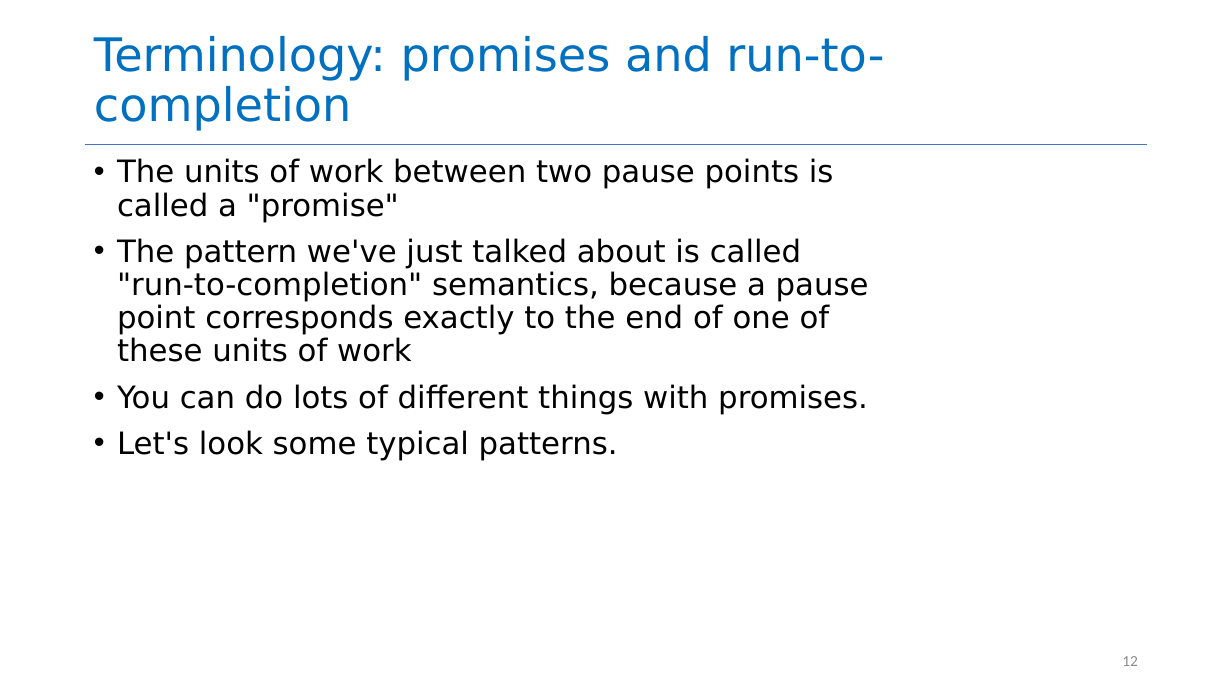
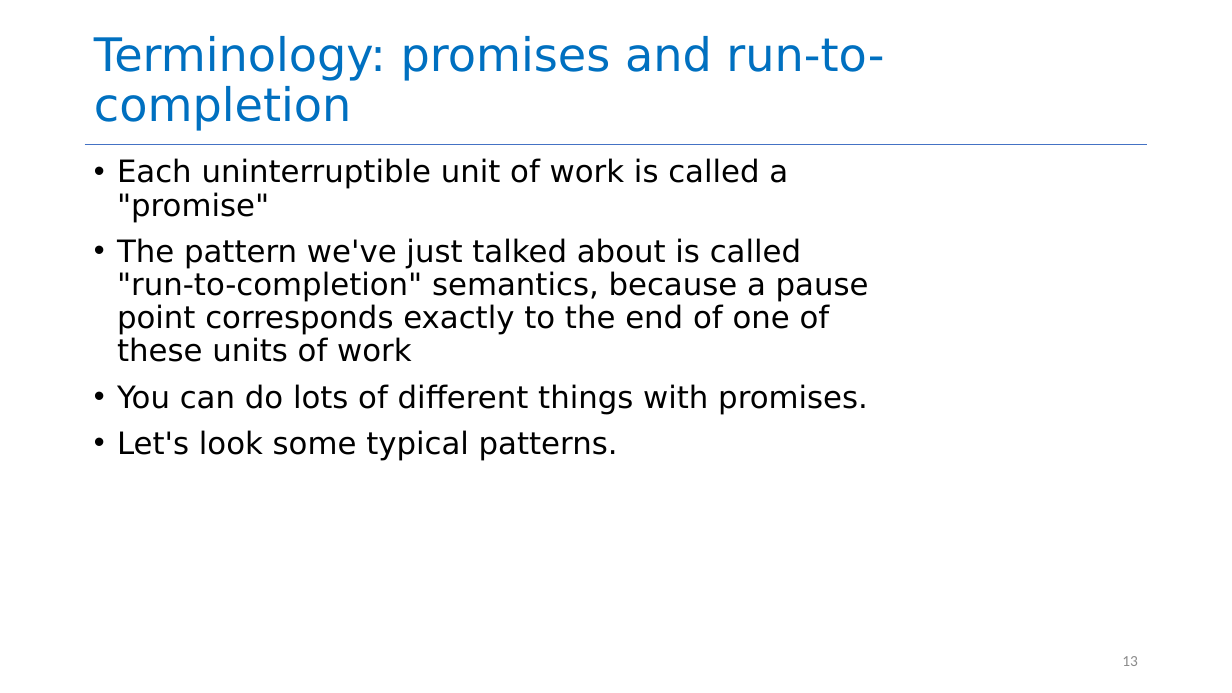
Before and after one commit to yashburshe/CS4530-Fall-2025, a slide deck: slide 13 of Slides/Module 06 Concurrency Patterns in Typescript.pptx (slide 12 before the commit). Drawn at 1232x693 pixels with LibreOffice and Linux fonts; fonts in the diff are those of the drawing. Boxes give left, top, right and bottom in pixels: in the first picture for what was removed or moved away, otherwise in the second. Text is boxed around its words. In the diff, an @@ line names an element or a change of style, - is before the commit and + after.

```diff
--- a/Slides/Module 06 Concurrency Patterns in Typescript.pptx
+++ b/Slides/Module 06 Concurrency Patterns in Typescript.pptx
@@ text at <box>117,158,788,222</box>: text changed @@
-• The units of work between two pause points is called a "promise"
+• Each uninterruptible unit of work is called a "promise"
@@ page number at <box>1122,656,1138,666</box>: text changed @@
-12
+13
```
Also in this commit, not shown: 9 other slides changed, 1 slide added, 23 slides removed.
